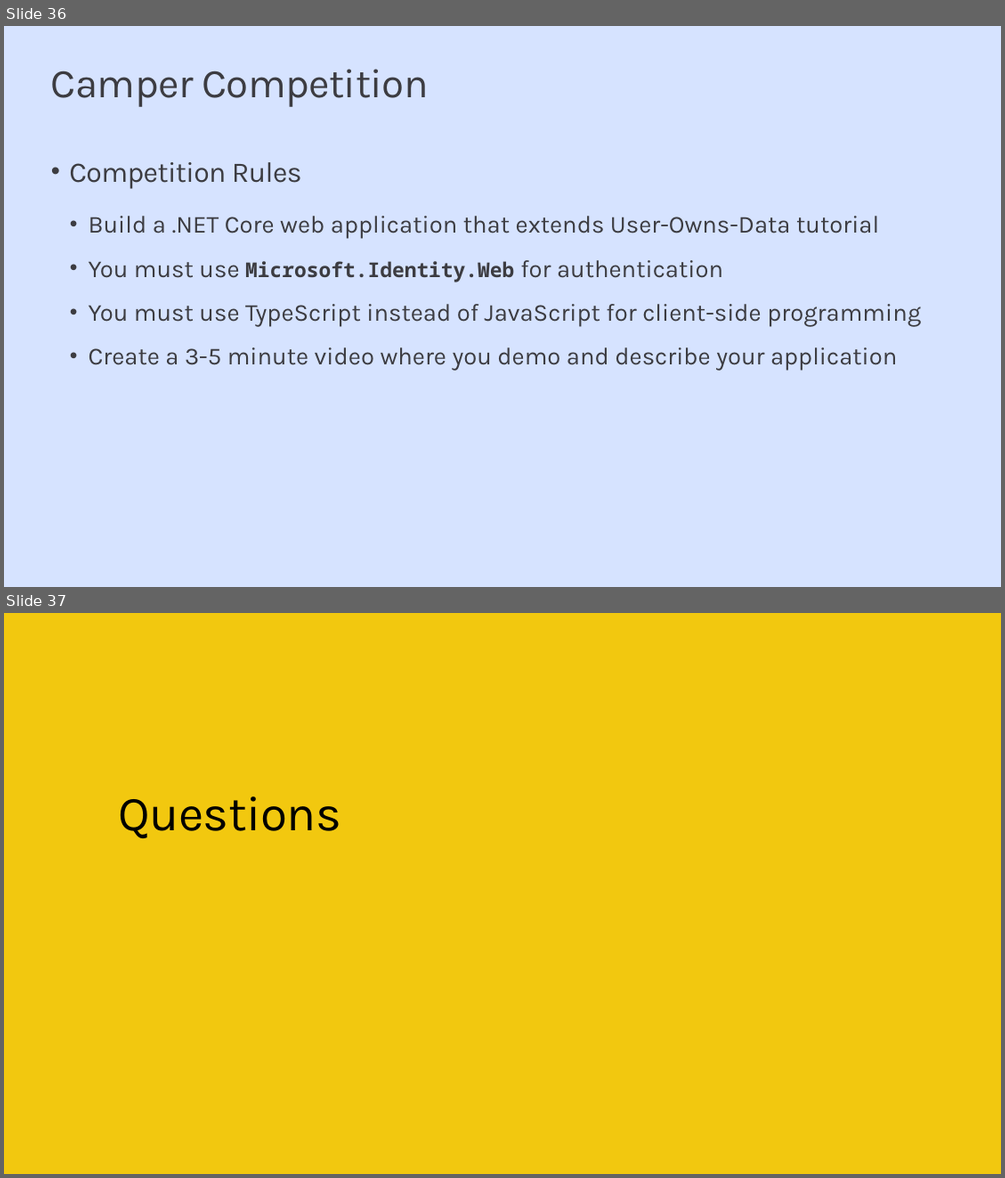
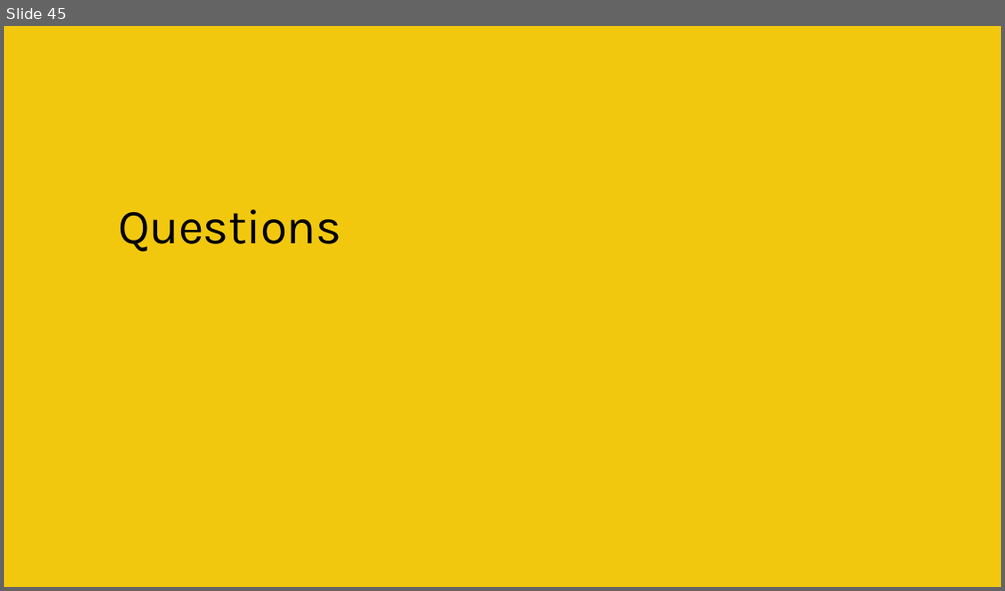
Before and after one commit to PowerBiDevCamp/Camp-Sessions, a slide deck: Session 02 - Writing PowerShell Script for Power BI.pptx. Shown one above the other, each under a label of ours: slides 36 and 37 before the commit, slide 45 after it. The pictures are 1005x1178 and 1005x591 pixels, drawn with LibreOffice and Linux fonts; fonts in the diff are those of the drawing; background and template pictures are left out. Boxes give left, top, right and bottom in pixels: in the first picture for what was removed or moved away, otherwise in the second. Text is boxed around its words. In the diff, an @@ line names an element or a change of style, - is before the commit and + after.

```diff
--- a/Session 02 - Writing PowerShell Script for Power BI.pptx
+++ b/Session 02 - Writing PowerShell Script for Power BI.pptx
@@ slide 36 removed at bbox=[4, 26, 1001, 587], background #D6E3FF @@
@@ title removed at bbox=[51, 69, 428, 107] @@
-Camper Competition
@@ text removed at bbox=[69, 162, 921, 370] @@
-• Competition Rules
-  • Build a .NET Core web application that extends User-Owns-Data tutorial
-  • You must use Microsoft.Identity.Web for authentication
-  • You must use TypeScript instead of JavaScript for client-side programming
-  • Create a 3-5 minute video where you demo and describe your application
@@ what was slide 37 is now slide 45 @@
```
Also in this commit, not shown: 18 slides changed, 22 slides added, 13 other slides removed, 1 other file.
